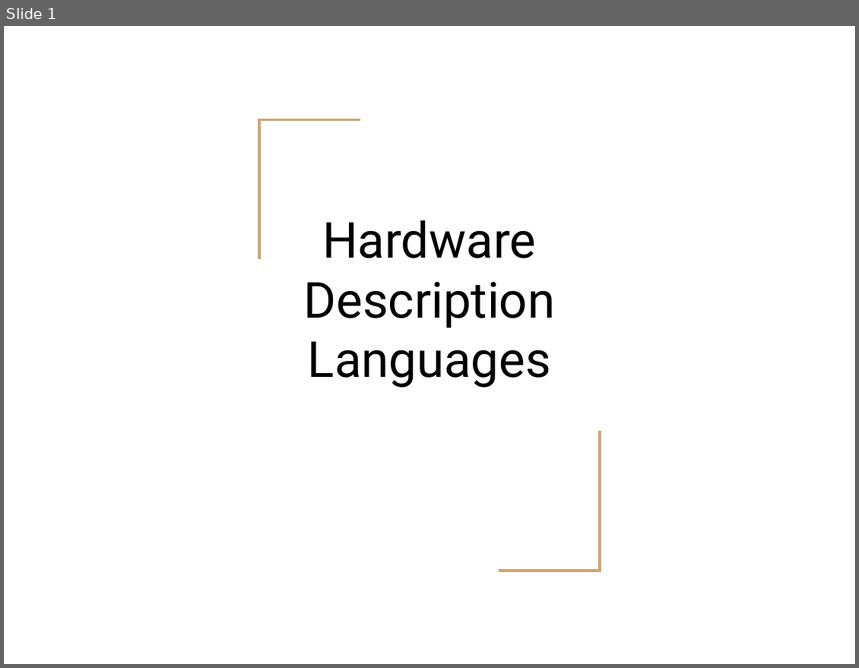
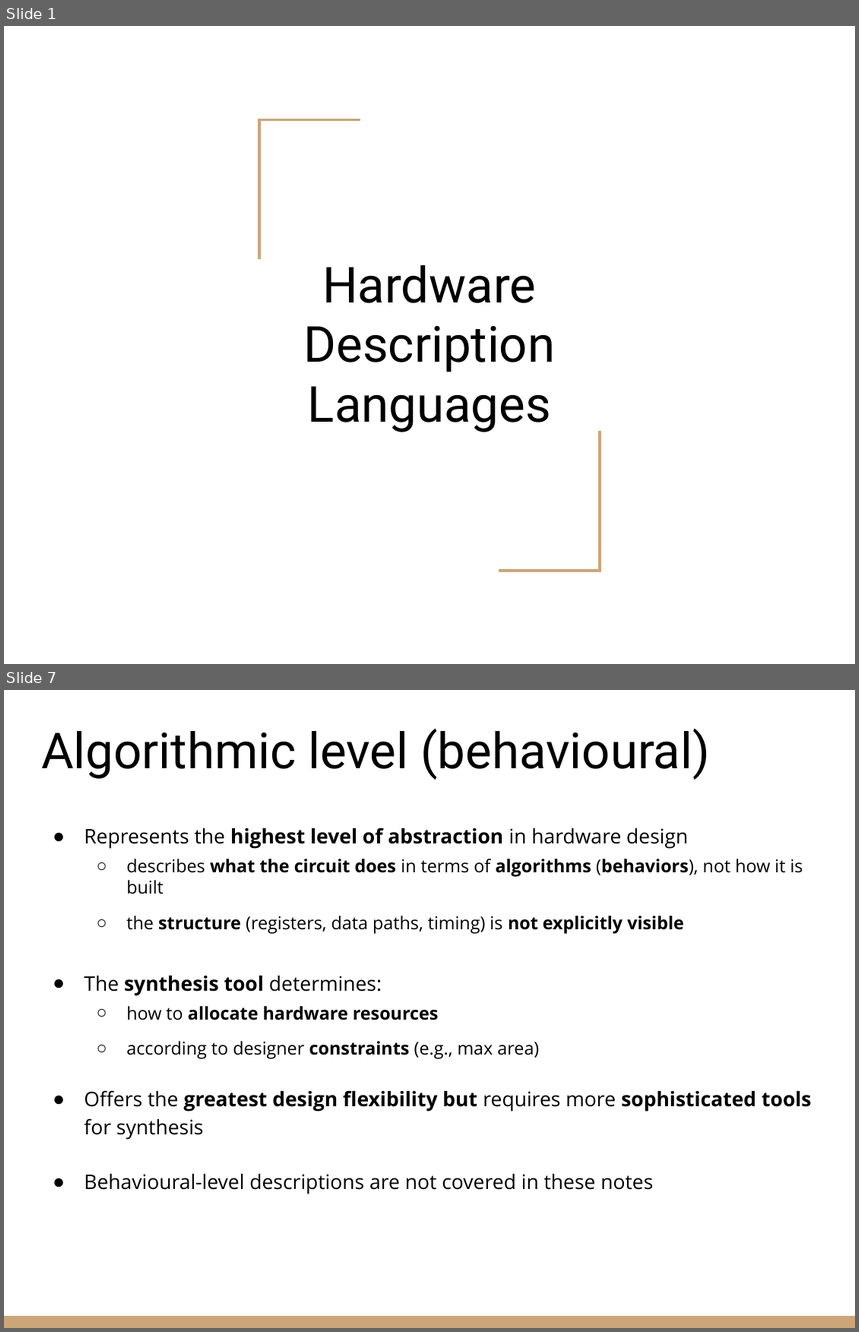
Before and after one commit to riccardoberta/esd, a slide deck: 07 - Hardware Description Languages/slides.pptx. Shown one above the other, each under a label of ours: slide 1 before the commit, slides 1 and 7 after it; the slides between them are not shown. The pictures are 859x668 and 859x1332 pixels, drawn with LibreOffice and Linux fonts; fonts in the diff are those of the drawing. Boxes give left, top, right and bottom in pixels: in the first picture for what was removed or moved away, otherwise in the second. Text is boxed around its words. In the diff, an @@ line names an element or a change of style, - is before the commit and + after.

```diff
--- a/07 - Hardware Description Languages/slides.pptx
+++ b/07 - Hardware Description Languages/slides.pptx
@@ slide 7 added at [4,690,855,1328], background #FFFFFF @@
@@ title added at [41,728,710,780], 42 pt, text #000000 @@
+Algorithmic level (behavioural)
@@ text added at [84,828,812,1195], 17 pt, text #000000 @@
+● Represents the highest level of abstraction in hardware design
+  ○ describes what the circuit does in terms of algorithms (behaviors), not how it is built
+  ○ the structure (registers, data paths, timing) is not explicitly visible
+● The synthesis tool determines:
+  ○ how to allocate hardware resources
+  ○ according to designer constraints (e.g., max area)
+● Offers the greatest design flexibility but requires more sophisticated tools for synthesis
+● Behavioural-level descriptions are not covered in these notes
@@ rectangle added at [4,1316,855,1328], fill #CCA677 @@
@@ slide 1 changed as well @@
@@ title "Hardware Description Languages": place and size @@
-title "Hardware Description Languages" at [304,221,556,388]
+title "Hardware Description Languages" at [304,265,556,433]
```
Also in this commit, not shown: 42 other slides added, 2 slides removed, 3 other files.
